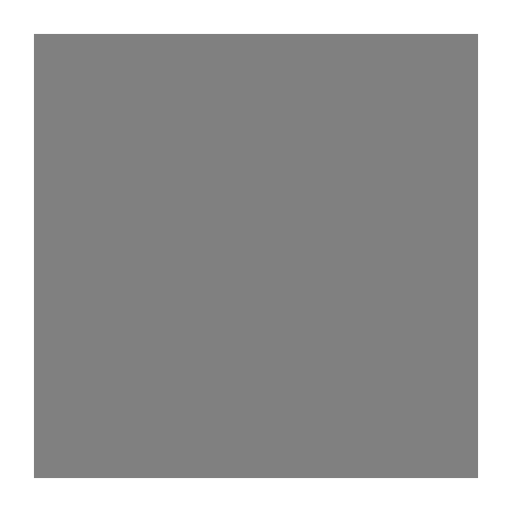
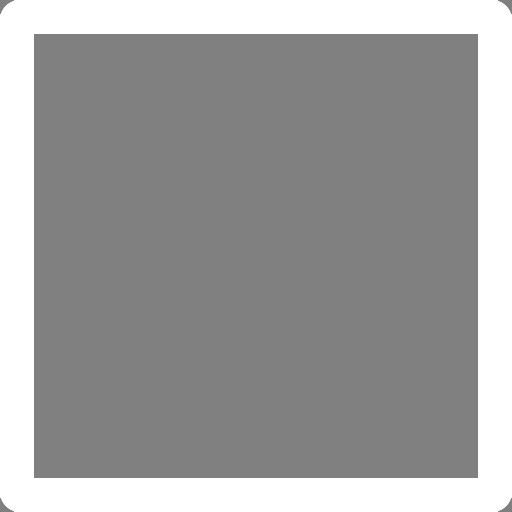
Layers edited between the first and the second w=512, h=512 image:
added layer "Прямоугольник, скругл. углы 1" above "Прямоугольник 1" over [0, 0, 512, 512]
painted on "Прямоугольник 1", masked it over [0, 0, 512, 512]
